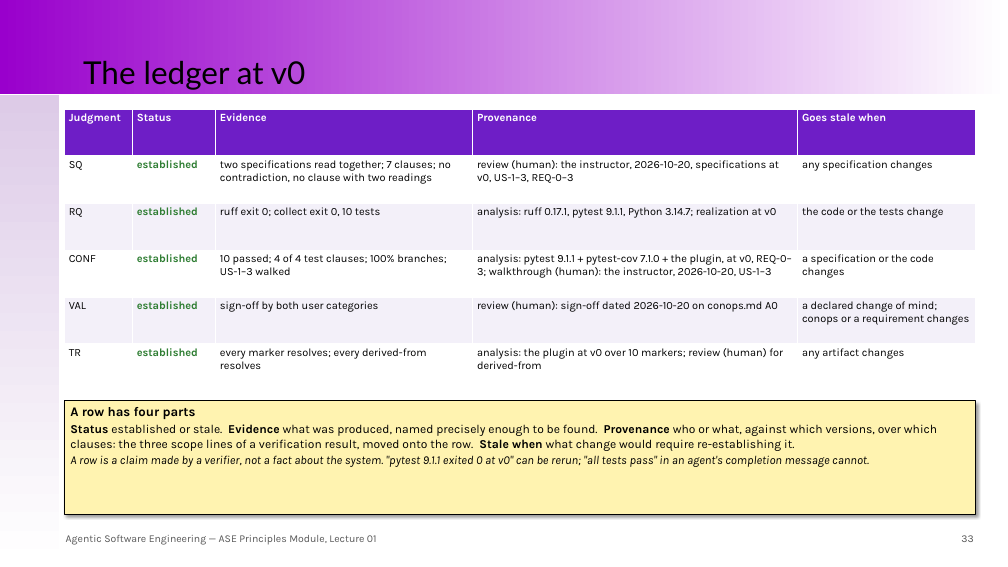
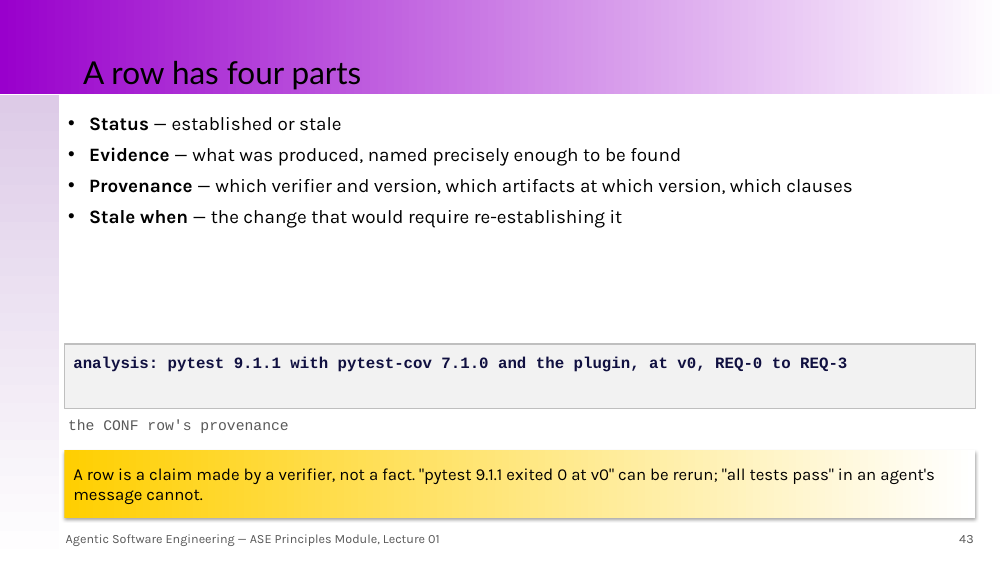
Before and after one commit to santoslab/agentic-software-engineering-public, a slide deck: slide 43 of module-ase-principles/slides/lecture-01-intent-specifications-realizations-and-judgments.pptx (slide 33 before the commit). Drawn at 1008x567 pixels with LibreOffice and Linux fonts; fonts in the diff are those of the drawing. Boxes give left, top, right and bottom in pixels: in the first picture for what was removed or moved away, otherwise in the second. Text is boxed around its words. In the diff, an @@ line names an element or a change of style, - is before the commit and + after.

```diff
--- a/module-ase-principles/slides/lecture-01-intent-specifications-realizations-and-judgments.pptx
+++ b/module-ase-principles/slides/lecture-01-intent-specifications-realizations-and-judgments.pptx
@@ title at (83, 60, 362, 90): text changed @@
-The ledger at v0
+A row has four parts
@@ table removed at (64, 110, 975, 391), 6 rows, 5 columns @@
-Judgment | Status | Evidence | Provenance | Goes stale when
-SQ | established | two specifications read together; 7 clauses; no contradiction, no clause with two readings | review (human): the instructor, 2026-10-20, specifications at v0, US-1–3, REQ-0–3 | any specification changes
-RQ | established | ruff exit 0; collect exit 0, 10 tests | analysis: ruff 0.17.1, pytest 9.1.1, Python 3.14.7; realization at v0 | the code or the tests change
-CONF | established | 10 passed; 4 of 4 test clauses; 100% branches; US-1–3 walked | analysis: pytest 9.1.1 + pytest-cov 7.1.0 + the plugin, at v0, REQ-0–3; walkthrough (human): the instructor, 2026-10-20, US-1–3 | a specification or the code changes
-VAL | established | sign-off by both user categories | review (human): sign-off dated 2026-10-20 on conops.md A0 | a declared change of mind; conops or a requirement changes
-TR | established | every marker resolves; every derived-from resolves | analysis: the plugin at v0 over 10 markers; review (human) for derived-from | any artifact changes
@@ text added at (89, 117, 852, 228), 18 pt, text #000000 @@
+• Status — established or stale
+• Evidence — what was produced, named precisely enough to be found
+• Provenance — which verifier and version, which artifacts at which version, which clauses
+• Stale when — the change that would require re-establishing it
@@ rectangle added at (64, 344, 975, 408), fill #F2F2F2, outline #BFBFBF 1 pt, 15 pt, text #101040, bold @@
+analysis: pytest 9.1.1 with pytest-cov 7.1.0 and the plugin, at v0, REQ-0 to REQ-3
@@ text added at (68, 419, 288, 433), 14 pt, text #595959 @@
+the CONF row's provenance
@@ rectangle "A row is a claim ...": place and size @@
-rectangle "A row is a claim ..." at (64, 401, 975, 514)
+rectangle "A row is a claim ..." at (64, 450, 975, 518)
@@ rectangle "A row is a claim ..." at (64, 450, 975, 518): vertical alignment top to middle; fill #FFF3B0 to gradient #FFCF01 to #FFFFFF; outline #000000 0.75 pt to none; shadow changed @@
@@ text in rectangle at (73, 468, 935, 504): text changed; size 11.5 to 16 pt @@
-A row has four parts
-Status established or stale. Evidence what was produced, named precisely enough to be found. Provenance who or what, against which versions, over which clauses: the three scope lines of a verification result, moved onto the row. Stale when what change would require re-establishing it.
-A row is a claim made by a verifier, not a fact about the system. "pytest 9.1.1 exited 0 at v0" can be rerun; "all tests pass" in an agent's completion message cannot.
+A row is a claim made by a verifier, not a fact. "pytest 9.1.1 exited 0 at v0" can be rerun; "all tests pass" in an agent's message cannot.
@@ text "Agentic Software Engineering — ASE ..." at (66, 534, 440, 546): size 10 to 12 pt @@
@@ text added at (959, 535, 973, 543), 12 pt, text #595959 @@
+43
@@ text removed at (961, 535, 973, 542) @@
-33
```
Also in this commit, not shown: 38 other slides changed, 16 slides added, 1 other file.
